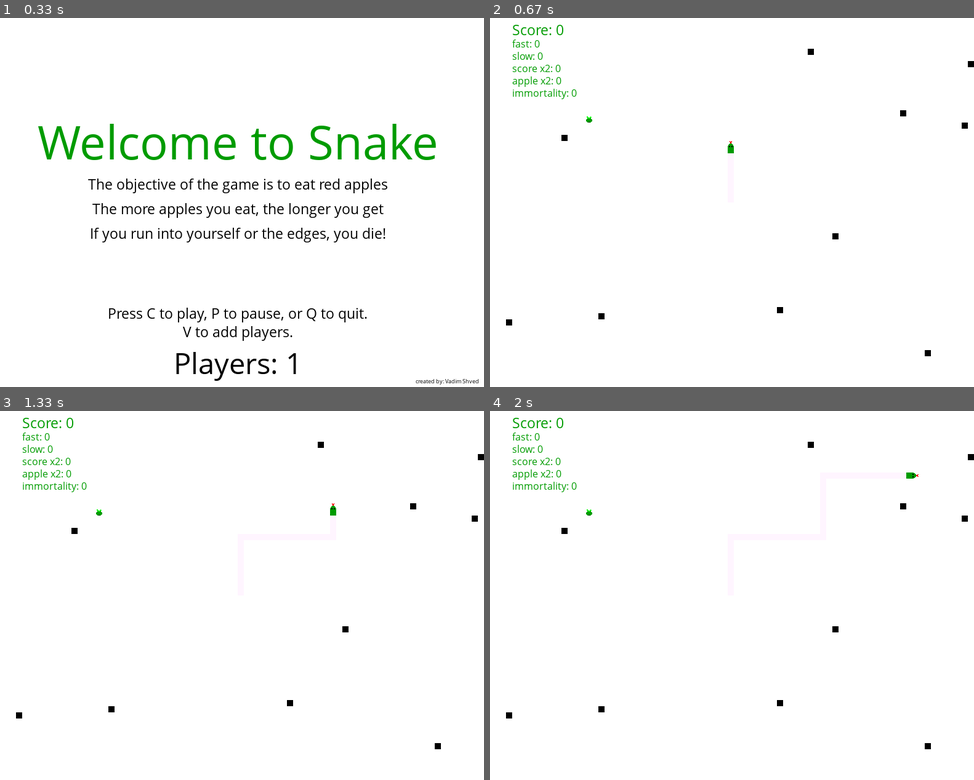
Above: before the commit, frames 1-4 (two rows, left to right).
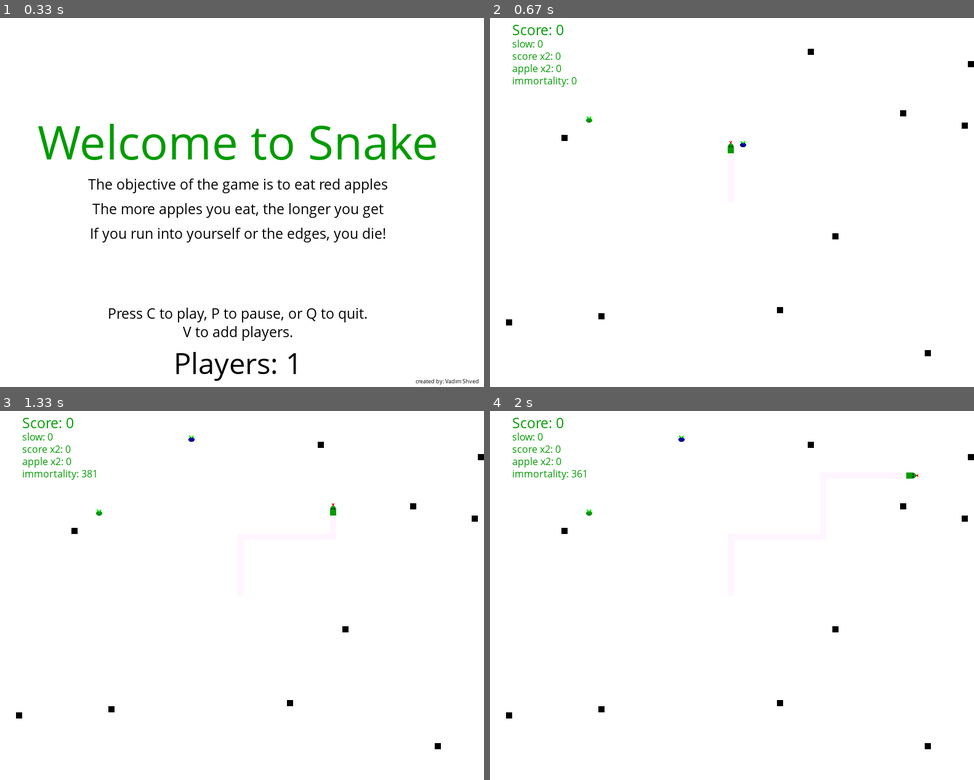
Above: after the commit, the same moments.

Repository: vidim888/Snake
Game: pygame game, started from PyGame first.py
The game is run twice, just before and just after one commit, with the same random seed, the same clock (stepped at 60 frames per second) and the same inputs.
Inputs:
- Up to frame 1 (0.33 s): no input
- Up to frame 2 (0.67 s): tap C at 0.33 s
- Up to frame 3 (1.33 s): hold Right 0.67-1.13 s; hold Up from 1.17 s (still down)
- Up to frame 4 (2 s): release Up at 1.47 s; hold Right 1.5-1.97 s

Frame 1 is identical in both runs. In frame 2, 0.5% of the frame differs, in the area x 4-53%, y 5-35%; in frame 3, 0.5%, in the area x 4-41%, y 5-22%; in frame 4, 0.5%.

Commit message:
Slow guff
Finally I made a slow buff too, I deleted fast buff, because it really
too hardcore :laughing:

Diff:
--- a/PyGame first.py
+++ b/PyGame first.py
@@ -6,7 +6,7 @@
     def __init__(self, number, lead_x, lead_y, color):
         self.number = number
         self.snake_list = []
-        self.buff = [0, 0, 0, 0, 0]
+        self.buff = [0, 0, 0, 0]
         self.lead_x = lead_x
         self.lead_y = lead_y
         self.lead_x_change = 0
@@ -50,7 +50,7 @@
 apple_leaf = [[1, 0], [2, 0], [7, 0], [1, 1], [2, 1], [3, 1], [6, 1], [7, 1], [8, 1], [2, 2], [3, 2], [4, 2], [5, 2],
               [6, 2], [7, 2], [4, 3], [5, 3]]
 apple_black = [[4, 9], [5, 9]]
-buff_list = ["fast: ", "slow: ", "score x2: ", "apple x2: ", "immortality: "]
+buff_list = ["slow: ", "score x2: ", "apple x2: ", "immortality: "]
 # appleImg = pygame.image.load('C:/Users/Vadim/Desktop/New folder/GraphicsGale/pictures of that/Apple.png')
 block_size = 10
 AppleThickness = 10
@@ -58,7 +58,8 @@
 dead_blocks_number = 10
 gameExit = False
 FPS = 30
-frames_buff_works = 1000
+frames_buff_works = 2000
+chance_of_buff_apple = 1000  # chance is c/1000
 clock = pygame.time.Clock()
 verysmallfont = pygame.font.SysFont("comicsansms", 10)
 smallfont = pygame.font.SysFont("comicsansms", 25)
@@ -361,6 +362,83 @@
                             list_of_players[3].lead_x_change = 0
             if event.key == pygame.K_p:
                 pause()
+def player_loop(list_of_players, dead_blocks, all_blocks, block_coefficient, buff_apple_x, buff_apple_y, buff_apple):
+    for player in list_of_players:
+        if player.buff[0] % 2 == 0:
+            if player.lead_x >= display_width or player.lead_x < 0 \
+                    or player.lead_y >= display_height or player.lead_y < 0:
+                player.death = True
+            player.lead_x += player.lead_x_change
+            player.lead_y += player.lead_y_change
+            if len(player.snake_list) > player.snake_length:
+                del player.snake_list[0]
+            if player.death == False:
+                snakeHead = []
+                snakeHead.append(player.lead_x)
+                snakeHead.append(player.lead_y)
+                player.snake_list.append(snakeHead)
+                for every_block in dead_blocks:
+                    if player.lead_x == every_block[0] and player.lead_y == every_block[1]:
+                        if player.immortality == False:
+                            player.death = True
+                block_black(all_blocks, block_coefficient, snakeHead, dead_blocks)
+                for all_players in list_of_players:
+                    for eachSegment in all_players.snake_list[:-1]:
+                        if eachSegment == snakeHead:
+                            if player.immortality == False:
+                                player.death = True
+                    if all_players.death:
+                        if player.lead_x >= all_players.apple_x and player.lead_x < all_players.apple_x + all_players.AppleThickness or\
+                                                        player.lead_x + block_size > all_players.apple_x and player.lead_x + block_size <= all_players.apple_x + AppleThickness:
+                            if player.lead_y >= all_players.apple_y and player.lead_y < all_players.apple_y + all_players.AppleThickness or\
+                                                            player.lead_y + block_size > all_players.apple_y and player.lead_y + block_size <= all_players.apple_y + AppleThickness:
+                                if player.immortality == False:
+                                    player.death = True
+            if player.death == True:
+                player.lead_x_change = 0
+                player.lead_y_change = 0
+                player.color = black
+            if player.lead_x >= player.apple_x and player.lead_x < player.apple_x + player.AppleThickness \
+                    or player.lead_x + block_size > player.apple_x and player.lead_x + block_size <= player.apple_x + player.AppleThickness:
+                if player.lead_y >= player.apple_y and player.lead_y < player.apple_y + player.AppleThickness \
+                        or player.lead_y + block_size > player.apple_y and player.lead_y + block_size <= player.apple_y + player.AppleThickness:
+                    player.apple_x, player.apple_y = randAppleGen()
+                    player.snake_length += player.score_per_apple
+            if buff_apple == True:
+                if player.lead_x >= buff_apple_x and player.lead_x < buff_apple_x + AppleThickness \
+                        or player.lead_x + block_size > buff_apple_x and player.lead_x + block_size <= buff_apple_x + AppleThickness:
+                    if player.lead_y >= buff_apple_y and player.lead_y < buff_apple_y + AppleThickness \
+                            or player.lead_y + block_size > buff_apple_y and player.lead_y + block_size <= buff_apple_y + AppleThickness:
+                        buff_apple = False
+                        buff_number = random.randint(1, 4)
+                        if buff_number == 1:
+                            player.buff[buff_number-1] += int(frames_buff_works*0.4)
+                        elif buff_number == 2:
+                            player.buff[buff_number-1] += int(frames_buff_works)
+                            player.score_per_apple = 2
+                        elif buff_number == 3:
+                            player.buff[buff_number-1] += int(frames_buff_works*0.5)
+                            player.AppleThickness = AppleThickness*2
+                        elif buff_number == 4:
+                            player.buff[buff_number-1] += int(frames_buff_works*0.2)
+                            player.immortality = True
+        for number, buff_time in enumerate(player.buff):
+                if buff_time >= 1:
+                    player.buff[number] -= 1
+                    if player.buff[number] == 0:
+                        if number == 0:
+                            pass
+                        elif number == 1:
+                            player.score_per_apple = 1
+                        elif number == 2:
+                            player.AppleThickness = AppleThickness
+                        elif number == 3:
+                            player.immortality = False
+        score(player.snake_length - 1, player.number, player.color)
+        buff_draw(player.number, player.color, player.buff)
+        apple_draw(player.apple_x, player.apple_y, player.color, player.AppleThickness)
+        snake(block_size, player.snake_list, player.color, player.direction)
+        return buff_apple
 def gameLoop(players_number):
     gameExit = False
     gameOver = False
@@ -405,7 +483,9 @@
                         gameIntro()
         controls(list_of_players)
         if buff_apple == False:
-            random_number = random.randint(1, 1000)
+            buff_apple_x = -100
+            buff_apple_y = -100
+            random_number = random.randint(chance_of_buff_apple, 1000)
             if random_number == 1000:
                 buff_apple = True
                 buff_apple_x, buff_apple_y = randAppleGen()
@@ -414,85 +494,7 @@
         if buff_apple == True:
             buff_apple_color_number += 1
             apple_draw(buff_apple_x, buff_apple_y, buff_apple_colors[buff_apple_color_number % 4], AppleThickness)
-        for player in list_of_players:
-            if player.lead_x >= display_width or player.lead_x < 0 \
-                    or player.lead_y >= display_height or player.lead_y < 0:
-                player.death = True
-            player.lead_x += player.lead_x_change
-            player.lead_y += player.lead_y_change
-            if len(player.snake_list) > player.snake_length:
-                del player.snake_list[0]
-            if player.death == False:
-                snakeHead = []
-                snakeHead.append(player.lead_x)
-                snakeHead.append(player.lead_y)
-                player.snake_list.append(snakeHead)
-                for every_block in dead_blocks:
-                    if player.lead_x == every_block[0] and player.lead_y == every_block[1]:
-                        if player.immortality == False:
-                            player.death = True
-                block_black(all_blocks, block_coefficient, snakeHead, dead_blocks)
-            for all_players in list_of_players:
-                for eachSegment in all_players.snake_list[:-1]:
-                    if eachSegment == snakeHead:
-                        if player.immortality == False:
-                            player.death = True
-                if all_players.death:
-                    if player.lead_x >= all_players.apple_x and player.lead_x < all_players.apple_x + all_players.AppleThickness or\
-                                                    player.lead_x + block_size > all_players.apple_x and player.lead_x + block_size <= all_players.apple_x + AppleThickness:
-                        if player.lead_y >= all_players.apple_y and player.lead_y < all_players.apple_y + all_players.AppleThickness or\
-                                                        player.lead_y + block_size > all_players.apple_y and player.lead_y + block_size <= all_players.apple_y + AppleThickness:
-                            if player.immortality == False:
-                                player.death = True
-            if player.death == True:
-                player.lead_x_change = 0
-                player.lead_y_change = 0
-                player.color = black
-            if player.lead_x >= player.apple_x and player.lead_x < player.apple_x + player.AppleThickness \
-                    or player.lead_x + block_size > player.apple_x and player.lead_x + block_size <= player.apple_x + player.AppleThickness:
-                if player.lead_y >= player.apple_y and player.lead_y < player.apple_y + player.AppleThickness \
-                        or player.lead_y + block_size > player.apple_y and player.lead_y + block_size <= player.apple_y + player.AppleThickness:
-                    player.apple_x, player.apple_y = randAppleGen()
-                    player.snake_length += player.score_per_apple
-            for number, buff_time in enumerate(player.buff):
-                if buff_time >= 1:
-                    player.buff[number] -= 1
-                    if player.buff[number] == 0:
-                        if number == 0:
-                            pass
-                        elif number == 1:
-                            pass
-                        elif number == 2:
-                            player.score_per_apple = 1
-                        elif number == 3:
-                            player.AppleThickness = AppleThickness
-                        elif number == 4:
-                            player.immortality = False
-            if buff_apple == True:
-                if player.lead_x >= buff_apple_x and player.lead_x < buff_apple_x + AppleThickness \
-                        or player.lead_x + block_size > buff_apple_x and player.lead_x + block_size <= buff_apple_x + AppleThickness:
-                    if player.lead_y >= buff_apple_y and player.lead_y < buff_apple_y + AppleThickness \
-                            or player.lead_y + block_size > buff_apple_y and player.lead_y + block_size <= buff_apple_y + AppleThickness:
-                        buff_apple = False
-                        # buff_number = random.randint(1, 5)
-                        buff_number = random.randint(3, 5)
-                        if buff_number == 1:
-                            player.buff[buff_number-1] += int(frames_buff_works*0.3)
-                        elif buff_number == 2:
-                            player.buff[buff_number-1] += int(frames_buff_works*0.4)
-                        elif buff_number == 3:
-                            player.buff[buff_number-1] += int(frames_buff_works)
-                            player.score_per_apple = 2
-                        elif buff_number == 4:
-                            player.buff[buff_number-1] += int(frames_buff_works*0.5)
-                            player.AppleThickness = AppleThickness*2
-                        elif buff_number == 5:
-                            player.buff[buff_number-1] += int(frames_buff_works*0.2)
-                            player.immortality = True
-            score(player.snake_length - 1, player.number, player.color)
-            buff_draw(player.number, player.color, player.buff)
-            apple_draw(player.apple_x, player.apple_y, player.color, player.AppleThickness)
-            snake(block_size, player.snake_list, player.color, player.direction)
+        buff_apple = player_loop(list_of_players, dead_blocks, all_blocks, block_coefficient, buff_apple_x, buff_apple_y, buff_apple)
         gameOver = death_check(list_of_players)
         pygame.display.update()
         clock.tick(FPS)
